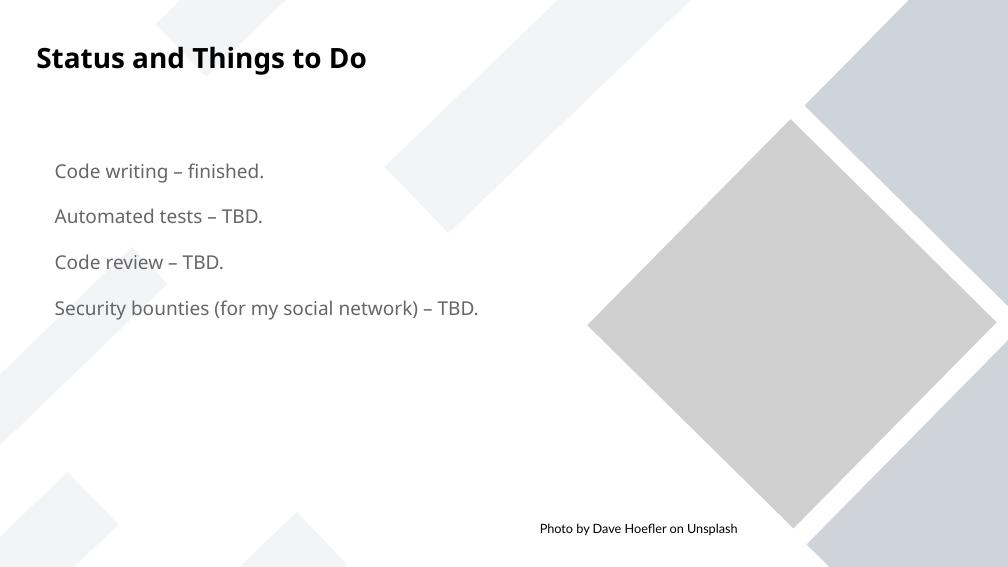
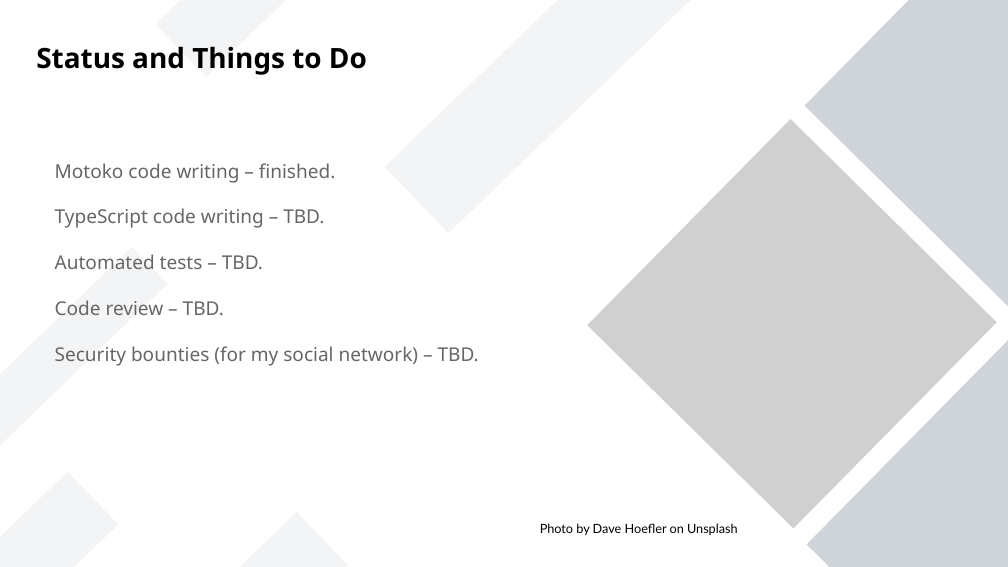
Before and after one commit to vporton/NacDB, a slide deck: slide 6 of docs/presentation.odp. Drawn at 1008x567 pixels with LibreOffice and Linux fonts; fonts in the diff are those of the drawing; grey boxes stand for pictures. Boxes give left, top, right and bottom in pixels: in the first picture for what was removed or moved away, otherwise in the second. Text is boxed around its words. In the diff, an @@ line names an element or a change of style, - is before the commit and + after.

Commit message:
presentation modified

```diff
--- a/docs/presentation.odp
+++ b/docs/presentation.odp
@@ text at (55,163,336,228): text changed @@
-Code writing – finished.
+Motoko code writing – finished.
+TypeScript code writing – TBD.
```
